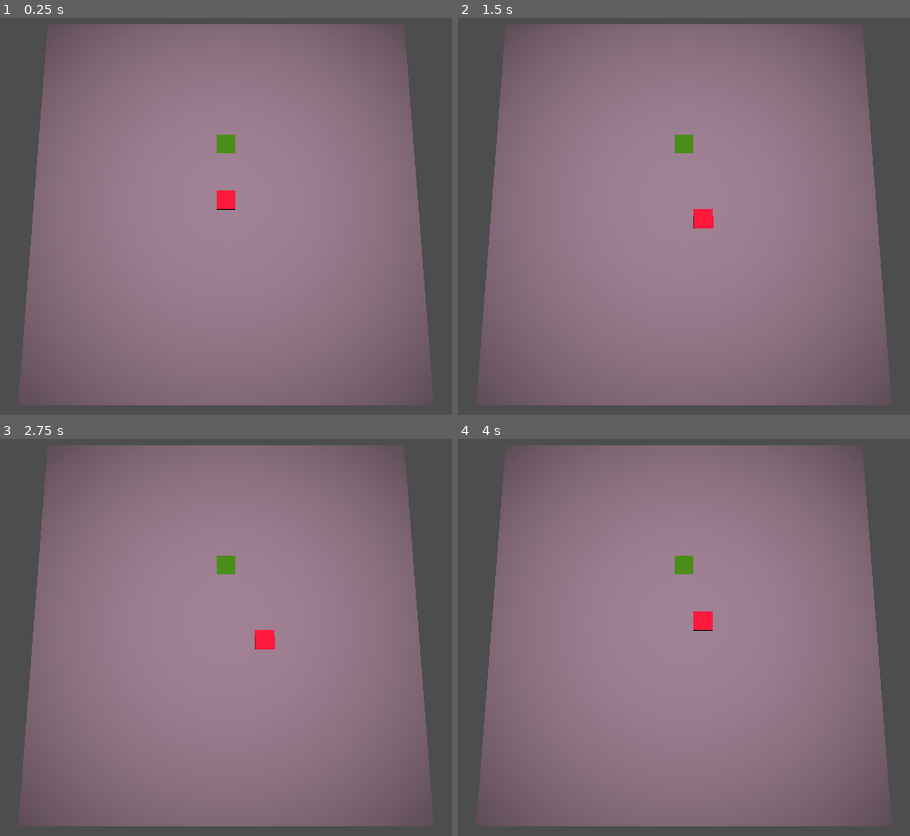
Above: before the commit, frames 1-4 (two rows, left to right).
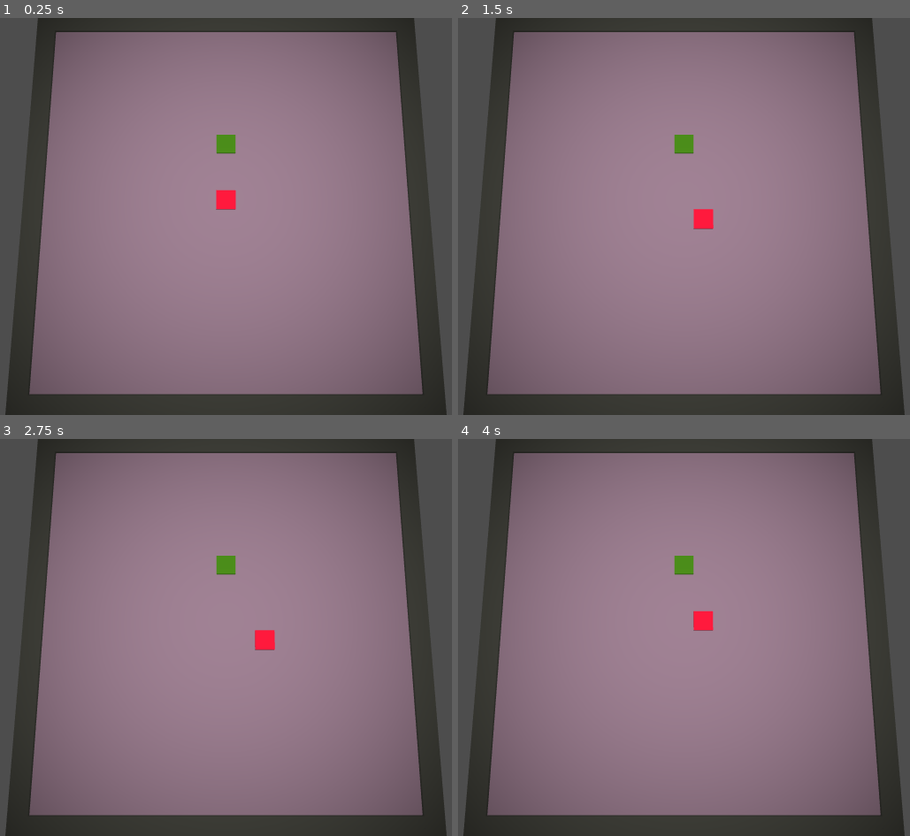
Above: after the commit, the same moments.

Repository: mooneye-dev/super-sokoban
Game: Godot game, scene res://root_scene.tscn
The game is run twice, just before and just after one commit, with the same random seed, the same clock (stepped at 60 frames per second) and the same inputs.
Inputs:
- Up to frame 1 (0.25 s): no input
- Up to frame 2 (1.5 s): tap Enter at 0.5 s; hold D (move_right) 0.53-1.28 s; hold P 0.53-1.28 s; tap Space at 1.25 s; hold S (move_down) from 1.28 s (still down); tap P at 1.35 s
- Up to frame 3 (2.75 s): tap Enter at 2 s; release S (move_down) at 2.03 s; hold D (move_right) from 2.03 s (still down); hold P from 2.03 s (still down)
- Up to frame 4 (4 s): tap Space at 2.75 s; release D (move_right) at 2.78 s; release P at 2.78 s; hold W (move_up) 2.78-3.53 s; tap P at 2.85 s; tap Enter at 3.5 s; hold A (move_left) from 3.53 s (still down); hold P from 3.53 s (still down)

The runs differ from the first frame. In frame 1, 17% of the frame differs, in the area x 1-99%, y 0-100%; in frame 2, 17%; in frame 3, 17%; in frame 4, 17%.

Commit message:
added more stuff

Diff:
--- a/board.gd
+++ b/board.gd
@@ -22,11 +22,15 @@
 # Called every frame. 'delta' is the elapsed time since the previous frame.
 func _process(delta: float) -> void:
 	if Input.is_action_just_pressed("move_left"):
-		player_piece.move_left()
+		player_piece.move(-1, 0)
 	if Input.is_action_just_pressed("move_right"):
-		player_piece.move_right()
+		player_piece.move(1, 0)
 	if Input.is_action_just_pressed("move_up"):
-		player_piece.move_up()
+		player_piece.move(0, 1)
 	if Input.is_action_just_pressed("move_down"):
-		player_piece.move_down()
+		player_piece.move(0, -1)
+	if Input.is_key_pressed(KEY_P):
+		grid.print()
+	if Input.is_key_pressed(KEY_ESCAPE):
+		get_tree().quit(0)
 	pass
--- a/game_grid.gd
+++ b/game_grid.gd
@@ -14,13 +14,20 @@
 	piece.y = y
 	pass
 
+func empty(x : int, y : int) -> bool:
+	return !grid.has(coord_key(x, y))
+
 func at(x : int, y : int) -> GamePiece:
-	if grid.has(coord_key(x, y)):
+	if !empty(x, y):
 		return grid.get(coord_key(x, y))
 	return null
 
 func remove(x : int, y : int):
 	grid.erase(coord_key(x, y))
 
-func coord_key(x : int, y : int):
-	"%d,%d" % [x, y]
+func coord_key(x : int, y : int) -> String:
+	return "%d,%d" % [x, y]
+
+func print():
+	for key in grid.keys():
+		print_debug("G(%s): %s" % [key, grid[key].name])
--- a/game_piece.gd
+++ b/game_piece.gd
@@ -15,6 +15,9 @@
 func _process(delta: float) -> void:
 	pass
 
+func valid_move(dx : int, dy : int) -> bool:
+	return grid.empty(self.x + dx, self.y + dy)
+
 func reposition():
 	position.x = x
 	position.z = -y
@@ -23,15 +26,3 @@
 	grid.remove(self.x, self.y)
 	grid.put(self.x + dx, self.y + dy, self)
 	reposition()
-
-func move_left():
-	move(-1, 0)
-
-func move_right():
-	move(1, 0)
-
-func move_up():
-	move(0, 1)
-
-func move_down():
-	move(0, -1)
--- a/player_piece.gd
+++ b/player_piece.gd
@@ -10,3 +10,14 @@
 # Called every frame. 'delta' is the elapsed time since the previous frame.
 func _process(delta: float) -> void:
 	pass
+
+func move(dx : int, dy : int):
+	var target_x = self.x + dx
+	var target_y = self.y + dy
+	if grid.empty(target_x, target_y):
+		super.move(dx, dy)
+	else:
+		var other_piece : GamePiece = grid.at(target_x, target_y)
+		if other_piece.valid_move(dx, dy):
+			other_piece.move(dx, dy)
+			super.move(dx, dy)
--- a/project.godot
+++ b/project.godot
@@ -14,6 +14,11 @@
 run/main_scene="res://root_scene.tscn"
 config/features=PackedStringArray("4.3", "GL Compatibility")
 config/icon="res://icon.svg"
+
+[display]
+
+window/size/viewport_width=1920
+window/size/viewport_height=1080
 
 [dotnet]
 
@@ -46,3 +51,5 @@
 
 renderer/rendering_method="gl_compatibility"
 renderer/rendering_method.mobile="gl_compatibility"
+anti_aliasing/quality/msaa_3d=1
+anti_aliasing/quality/screen_space_aa=1
--- a/root_scene.tscn
+++ b/root_scene.tscn
@@ -1,8 +1,9 @@
-[gd_scene load_steps=4 format=3 uid="uid://dkgl2nbq32b51"]
+[gd_scene load_steps=5 format=3 uid="uid://dkgl2nbq32b51"]
 
 [ext_resource type="PackedScene" uid="uid://cf775vj5yhyuu" path="res://board.tscn" id="1_v45ka"]
 [ext_resource type="PackedScene" uid="uid://dlsor6qtjiu64" path="res://player_piece.tscn" id="2_kmhi1"]
 [ext_resource type="PackedScene" uid="uid://phft056facsd" path="res://basic_piece.tscn" id="3_5dyed"]
+[ext_resource type="PackedScene" uid="uid://cnyuij3rjq4ao" path="res://static_piece.tscn" id="4_lchyt"]
 
 [node name="Node3D" type="Node3D"]
 
@@ -13,6 +14,248 @@
 
 [node name="BasicPiece" parent="Board" instance=ExtResource("3_5dyed")]
 transform = Transform3D(1, 0, 0, 0, 1, 0, 0, 0, 1, 0, 1, -3)
+
+[node name="Border" type="Node3D" parent="Board"]
+
+[node name="StaticPiece" parent="Board/Border" instance=ExtResource("4_lchyt")]
+transform = Transform3D(1, 0, 0, 0, 1, 0, 0, 0, 1, -5, 1, 10)
+
+[node name="StaticPiece2" parent="Board/Border" instance=ExtResource("4_lchyt")]
+transform = Transform3D(1, 0, 0, 0, 1, 0, 0, 0, 1, -4, 1, 10)
+
+[node name="StaticPiece3" parent="Board/Border" instance=ExtResource("4_lchyt")]
+transform = Transform3D(1, 0, 0, 0, 1, 0, 0, 0, 1, -3, 1, 10)
+
+[node name="StaticPiece4" parent="Board/Border" instance=ExtResource("4_lchyt")]
+transform = Transform3D(1, 0, 0, 0, 1, 0, 0, 0, 1, -2, 1, 10)
+
+[node name="StaticPiece5" parent="Board/Border" instance=ExtResource("4_lchyt")]
+transform = Transform3D(1, 0, 0, 0, 1, 0, 0, 0, 1, -9, 1, 10)
+
+[node name="StaticPiece6" parent="Board/Border" instance=ExtResource("4_lchyt")]
+transform = Transform3D(1, 0, 0, 0, 1, 0, 0, 0, 1, -8, 1, 10)
+
+[node name="StaticPiece7" parent="Board/Border" instance=ExtResource("4_lchyt")]
+transform = Transform3D(1, 0, 0, 0, 1, 0, 0, 0, 1, -7, 1, 10)
+
+[node name="StaticPiece8" parent="Board/Border" instance=ExtResource("4_lchyt")]
+transform = Transform3D(1, 0, 0, 0, 1, 0, 0, 0, 1, -6, 1, 10)
+
+[node name="StaticPiece59" parent="Board/Border" instance=ExtResource("4_lchyt")]
+transform = Transform3D(1, 0, 0, 0, 1, 0, 0, 0, 1, 3, 1, 10)
+
+[node name="StaticPiece60" parent="Board/Border" instance=ExtResource("4_lchyt")]
+transform = Transform3D(1, 0, 0, 0, 1, 0, 0, 0, 1, 4, 1, 10)
+
+[node name="StaticPiece61" parent="Board/Border" instance=ExtResource("4_lchyt")]
+transform = Transform3D(1, 0, 0, 0, 1, 0, 0, 0, 1, 5, 1, 10)
+
+[node name="StaticPiece62" parent="Board/Border" instance=ExtResource("4_lchyt")]
+transform = Transform3D(1, 0, 0, 0, 1, 0, 0, 0, 1, 6, 1, 10)
+
+[node name="StaticPiece63" parent="Board/Border" instance=ExtResource("4_lchyt")]
+transform = Transform3D(1, 0, 0, 0, 1, 0, 0, 0, 1, -1, 1, 10)
+
+[node name="StaticPiece64" parent="Board/Border" instance=ExtResource("4_lchyt")]
+transform = Transform3D(1, 0, 0, 0, 1, 0, 0, 0, 1, 0, 1, 10)
+
+[node name="StaticPiece65" parent="Board/Border" instance=ExtResource("4_lchyt")]
+transform = Transform3D(1, 0, 0, 0, 1, 0, 0, 0, 1, 1, 1, 10)
+
+[node name="StaticPiece66" parent="Board/Border" instance=ExtResource("4_lchyt")]
+transform = Transform3D(1, 0, 0, 0, 1, 0, 0, 0, 1, 2, 1, 10)
+
+[node name="StaticPiece9" parent="Board/Border" instance=ExtResource("4_lchyt")]
+transform = Transform3D(1, 0, 0, 0, 1, 0, 0, 0, 1, -5, 1, -10)
+
+[node name="StaticPiece10" parent="Board/Border" instance=ExtResource("4_lchyt")]
+transform = Transform3D(1, 0, 0, 0, 1, 0, 0, 0, 1, -4, 1, -10)
+
+[node name="StaticPiece11" parent="Board/Border" instance=ExtResource("4_lchyt")]
+transform = Transform3D(1, 0, 0, 0, 1, 0, 0, 0, 1, -3, 1, -10)
+
+[node name="StaticPiece12" parent="Board/Border" instance=ExtResource("4_lchyt")]
+transform = Transform3D(1, 0, 0, 0, 1, 0, 0, 0, 1, -2, 1, -10)
+
+[node name="StaticPiece13" parent="Board/Border" instance=ExtResource("4_lchyt")]
+transform = Transform3D(1, 0, 0, 0, 1, 0, 0, 0, 1, -9, 1, -10)
+
+[node name="StaticPiece14" parent="Board/Border" instance=ExtResource("4_lchyt")]
+transform = Transform3D(1, 0, 0, 0, 1, 0, 0, 0, 1, -8, 1, -10)
+
+[node name="StaticPiece15" parent="Board/Border" instance=ExtResource("4_lchyt")]
+transform = Transform3D(1, 0, 0, 0, 1, 0, 0, 0, 1, -7, 1, -10)
+
+[node name="StaticPiece16" parent="Board/Border" instance=ExtResource("4_lchyt")]
+transform = Transform3D(1, 0, 0, 0, 1, 0, 0, 0, 1, -6, 1, -10)
+
+[node name="StaticPiece67" parent="Board/Border" instance=ExtResource("4_lchyt")]
+transform = Transform3D(1, 0, 0, 0, 1, 0, 0, 0, 1, 3, 1, -10)
+
+[node name="StaticPiece68" parent="Board/Border" instance=ExtResource("4_lchyt")]
+transform = Transform3D(1, 0, 0, 0, 1, 0, 0, 0, 1, 4, 1, -10)
+
+[node name="StaticPiece69" parent="Board/Border" instance=ExtResource("4_lchyt")]
+transform = Transform3D(1, 0, 0, 0, 1, 0, 0, 0, 1, 5, 1, -10)
+
+[node name="StaticPiece70" parent="Board/Border" instance=ExtResource("4_lchyt")]
+transform = Transform3D(1, 0, 0, 0, 1, 0, 0, 0, 1, 6, 1, -10)
+
+[node name="StaticPiece75" parent="Board/Border" instance=ExtResource("4_lchyt")]
+transform = Transform3D(1, 0, 0, 0, 1, 0, 0, 0, 1, 7, 1, -10)
+
+[node name="StaticPiece76" parent="Board/Border" instance=ExtResource("4_lchyt")]
+transform = Transform3D(1, 0, 0, 0, 1, 0, 0, 0, 1, 8, 1, -10)
+
+[node name="StaticPiece77" parent="Board/Border" instance=ExtResource("4_lchyt")]
+transform = Transform3D(1, 0, 0, 0, 1, 0, 0, 0, 1, 9, 1, -10)
+
+[node name="StaticPiece78" parent="Board/Border" instance=ExtResource("4_lchyt")]
+transform = Transform3D(1, 0, 0, 0, 1, 0, 0, 0, 1, 9, 1, 10)
+
+[node name="StaticPiece79" parent="Board/Border" instance=ExtResource("4_lchyt")]
+transform = Transform3D(1, 0, 0, 0, 1, 0, 0, 0, 1, 8, 1, 10)
+
+[node name="StaticPiece80" parent="Board/Border" instance=ExtResource("4_lchyt")]
+transform = Transform3D(1, 0, 0, 0, 1, 0, 0, 0, 1, 7, 1, 10)
+
+[node name="StaticPiece71" parent="Board/Border" instance=ExtResource("4_lchyt")]
+transform = Transform3D(1, 0, 0, 0, 1, 0, 0, 0, 1, -1, 1, -10)
+
+[node name="StaticPiece72" parent="Board/Border" instance=ExtResource("4_lchyt")]
+transform = Transform3D(1, 0, 0, 0, 1, 0, 0, 0, 1, 0, 1, -10)
+
+[node name="StaticPiece73" parent="Board/Border" instance=ExtResource("4_lchyt")]
+transform = Transform3D(1, 0, 0, 0, 1, 0, 0, 0, 1, 1, 1, -10)
+
+[node name="StaticPiece74" parent="Board/Border" instance=ExtResource("4_lchyt")]
+transform = Transform3D(1, 0, 0, 0, 1, 0, 0, 0, 1, 2, 1, -10)
+
+[node name="StaticPiece17" parent="Board/Border" instance=ExtResource("4_lchyt")]
+transform = Transform3D(-4.37114e-08, 0, -1, 0, 1, 0, 1, 0, -4.37114e-08, 10, 1, -6)
+
+[node name="StaticPiece21" parent="Board/Border" instance=ExtResource("4_lchyt")]
+transform = Transform3D(-4.37114e-08, 0, -1, 0, 1, 0, 1, 0, -4.37114e-08, 10, 1, -7)
+
+[node name="StaticPiece22" parent="Board/Border" instance=ExtResource("4_lchyt")]
+transform = Transform3D(-4.37114e-08, 0, -1, 0, 1, 0, 1, 0, -4.37114e-08, 10, 1, -8)
+
+[node name="StaticPiece23" parent="Board/Border" instance=ExtResource("4_lchyt")]
+transform = Transform3D(-4.37114e-08, 0, -1, 0, 1, 0, 1, 0, -4.37114e-08, 10, 1, -9)
+
+[node name="StaticPiece24" parent="Board/Border" instance=ExtResource("4_lchyt")]
+transform = Transform3D(-4.37114e-08, 0, -1, 0, 1, 0, 1, 0, -4.37114e-08, 10, 1, -10)
+
+[node name="StaticPiece25" parent="Board/Border" instance=ExtResource("4_lchyt")]
+transform = Transform3D(-4.37114e-08, 0, -1, 0, 1, 0, 1, 0, -4.37114e-08, 10, 1, -2)
+
+[node name="StaticPiece26" parent="Board/Border" instance=ExtResource("4_lchyt")]
+transform = Transform3D(-4.37114e-08, 0, -1, 0, 1, 0, 1, 0, -4.37114e-08, 10, 1, -1)
+
+[node name="StaticPiece27" parent="Board/Border" instance=ExtResource("4_lchyt")]
+transform = Transform3D(-4.37114e-08, 0, -1, 0, 1, 0, 1, 0, -4.37114e-08, 10, 1, 0)
+
+[node name="StaticPiece18" parent="Board/Border" instance=ExtResource("4_lchyt")]
+transform = Transform3D(-4.37114e-08, 0, -1, 0, 1, 0, 1, 0, -4.37114e-08, 9.99533, 1, -5.00613)
+
+[node name="StaticPiece19" parent="Board/Border" instance=ExtResource("4_lchyt")]
+transform = Transform3D(-4.37114e-08, 0, -1, 0, 1, 0, 1, 0, -4.37114e-08, 9.99533, 1, -4.00613)
+
+[node name="StaticPiece20" parent="Board/Border" instance=ExtResource("4_lchyt")]
+transform = Transform3D(-4.37114e-08, 0, -1, 0, 1, 0, 1, 0, -4.37114e-08, 9.99533, 1, -3.00613)
+
+[node name="StaticPiece28" parent="Board/Border" instance=ExtResource("4_lchyt")]
+transform = Transform3D(-4.37114e-08, 0, -1, 0, 1, 0, 1, 0, -4.37114e-08, 10, 1, 4)
+
+[node name="StaticPiece29" parent="Board/Border" instance=ExtResource("4_lchyt")]
+transform = Transform3D(-4.37114e-08, 0, -1, 0, 1, 0, 1, 0, -4.37114e-08, 10, 1, 5)
+
+[node name="StaticPiece30" parent="Board/Border" instance=ExtResource("4_lchyt")]
+transform = Transform3D(-4.37114e-08, 0, -1, 0, 1, 0, 1, 0, -4.37114e-08, 10, 1, 6)
+
+[node name="StaticPiece34" parent="Board/Border" instance=ExtResource("4_lchyt")]
+transform = Transform3D(-4.37114e-08, 0, -1, 0, 1, 0, 1, 0, -4.37114e-08, 10, 1, 7)
+
+[node name="StaticPiece35" parent="Board/Border" instance=ExtResource("4_lchyt")]
+transform = Transform3D(-4.37114e-08, 0, -1, 0, 1, 0, 1, 0, -4.37114e-08, 10, 1, 8)
+
+[node name="StaticPiece36" parent="Board/Border" instance=ExtResource("4_lchyt")]
+transform = Transform3D(-4.37114e-08, 0, -1, 0, 1, 0, 1, 0, -4.37114e-08, 10, 1, 9)
+
+[node name="StaticPiece37" parent="Board/Border" instance=ExtResource("4_lchyt")]
+transform = Transform3D(-4.37114e-08, 0, -1, 0, 1, 0, 1, 0, -4.37114e-08, 10, 1, 10)
+
+[node name="StaticPiece31" parent="Board/Border" instance=ExtResource("4_lchyt")]
+transform = Transform3D(-4.37114e-08, 0, -1, 0, 1, 0, 1, 0, -4.37114e-08, 9.99533, 1, 0.993866)
+
+[node name="StaticPiece32" parent="Board/Border" instance=ExtResource("4_lchyt")]
+transform = Transform3D(-4.37114e-08, 0, -1, 0, 1, 0, 1, 0, -4.37114e-08, 9.99533, 1, 1.99387)
+
+[node name="StaticPiece33" parent="Board/Border" instance=ExtResource("4_lchyt")]
+transform = Transform3D(-4.37114e-08, 0, -1, 0, 1, 0, 1, 0, -4.37114e-08, 9.99533, 1, 2.99387)
+
+[node name="StaticPiece38" parent="Board/Border" instance=ExtResource("4_lchyt")]
+transform = Transform3D(-4.37114e-08, 0, -1, 0, 1, 0, 1, 0, -4.37114e-08, -10, 1, -6)
+
+[node name="StaticPiece39" parent="Board/Border" instance=ExtResource("4_lchyt")]
+transform = Transform3D(-4.37114e-08, 0, -1, 0, 1, 0, 1, 0, -4.37114e-08, -10, 1, -7)
+
+[node name="StaticPiece40" parent="Board/Border" instance=ExtResource("4_lchyt")]
+transform = Transform3D(-4.37114e-08, 0, -1, 0, 1, 0, 1, 0, -4.37114e-08, -10, 1, -8)
+
+[node name="StaticPiece41" parent="Board/Border" instance=ExtResource("4_lchyt")]
+transform = Transform3D(-4.37114e-08, 0, -1, 0, 1, 0, 1, 0, -4.37114e-08, -10, 1, -9)
+
+[node name="StaticPiece42" parent="Board/Border" instance=ExtResource("4_lchyt")]
+transform = Transform3D(-4.37114e-08, 0, -1, 0, 1, 0, 1, 0, -4.37114e-08, -10, 1, -10)
+
+[node name="StaticPiece43" parent="Board/Border" instance=ExtResource("4_lchyt")]
+transform = Transform3D(-4.37114e-08, 0, -1, 0, 1, 0, 1, 0, -4.37114e-08, -10, 1, -2)
+
+[node name="StaticPiece44" parent="Board/Border" instance=ExtResource("4_lchyt")]
+transform = Transform3D(-4.37114e-08, 0, -1, 0, 1, 0, 1, 0, -4.37114e-08, -10, 1, -1)
+
+[node name="StaticPiece45" parent="Board/Border" instance=ExtResource("4_lchyt")]
+transform = Transform3D(-4.37114e-08, 0, -1, 0, 1, 0, 1, 0, -4.37114e-08, -10, 1, 0)
+
+[node name="StaticPiece46" parent="Board/Border" instance=ExtResource("4_lchyt")]
+transform = Transform3D(-4.37114e-08, 0, -1, 0, 1, 0, 1, 0, -4.37114e-08, -10.0047, 1, -5.00613)
+
+[node name="StaticPiece47" parent="Board/Border" instance=ExtResource("4_lchyt")]
+transform = Transform3D(-4.37114e-08, 0, -1, 0, 1, 0, 1, 0, -4.37114e-08, -10.0047, 1, -4.00613)
+
+[node name="StaticPiece48" parent="Board/Border" instance=ExtResource("4_lchyt")]
+transform = Transform3D(-4.37114e-08, 0, -1, 0, 1, 0, 1, 0, -4.37114e-08, -10.0047, 1, -3.00613)
+
+[node name="StaticPiece49" parent="Board/Border" instance=ExtResource("4_lchyt")]
+transform = Transform3D(-4.37114e-08, 0, -1, 0, 1, 0, 1, 0, -4.37114e-08, -10, 1, 4)
+
+[node name="StaticPiece50" parent="Board/Border" instance=ExtResource("4_lchyt")]
+transform = Transform3D(-4.37114e-08, 0, -1, 0, 1, 0, 1, 0, -4.37114e-08, -10, 1, 5)
+
+[node name="StaticPiece51" parent="Board/Border" instance=ExtResource("4_lchyt")]
+transform = Transform3D(-4.37114e-08, 0, -1, 0, 1, 0, 1, 0, -4.37114e-08, -10, 1, 6)
+
+[node name="StaticPiece52" parent="Board/Border" instance=ExtResource("4_lchyt")]
+transform = Transform3D(-4.37114e-08, 0, -1, 0, 1, 0, 1, 0, -4.37114e-08, -10, 1, 7)
+
+[node name="StaticPiece53" parent="Board/Border" instance=ExtResource("4_lchyt")]
+transform = Transform3D(-4.37114e-08, 0, -1, 0, 1, 0, 1, 0, -4.37114e-08, -10, 1, 8)
+
+[node name="StaticPiece54" parent="Board/Border" instance=ExtResource("4_lchyt")]
+transform = Transform3D(-4.37114e-08, 0, -1, 0, 1, 0, 1, 0, -4.37114e-08, -10, 1, 9)
+
+[node name="StaticPiece55" parent="Board/Border" instance=ExtResource("4_lchyt")]
+transform = Transform3D(-4.37114e-08, 0, -1, 0, 1, 0, 1, 0, -4.37114e-08, -10, 1, 10)
+
+[node name="StaticPiece56" parent="Board/Border" instance=ExtResource("4_lchyt")]
+transform = Transform3D(-4.37114e-08, 0, -1, 0, 1, 0, 1, 0, -4.37114e-08, -10.0047, 1, 0.993866)
+
+[node name="StaticPiece57" parent="Board/Border" instance=ExtResource("4_lchyt")]
+transform = Transform3D(-4.37114e-08, 0, -1, 0, 1, 0, 1, 0, -4.37114e-08, -10.0047, 1, 1.99387)
+
+[node name="StaticPiece58" parent="Board/Border" instance=ExtResource("4_lchyt")]
+transform = Transform3D(-4.37114e-08, 0, -1, 0, 1, 0, 1, 0, -4.37114e-08, -10.0047, 1, 2.99387)
 
 [node name="Camera3D" type="Camera3D" parent="."]
 transform = Transform3D(1, 0, 0, 0, 0.1034, 0.99464, 0, -0.99464, 0.1034, 0, 14.3241, 2.2495)
--- /dev/null
+++ b/static_piece.gd
@@ -0,0 +1,13 @@
+extends GamePiece
+
+
+# Called when the node enters the scene tree for the first time.
+func _ready() -> void:
+	pass # Replace with function body.
+
+func valid_move(dx, dy):
+	return false
+
+# Called every frame. 'delta' is the elapsed time since the previous frame.
+func _process(delta: float) -> void:
+	pass
--- /dev/null
+++ b/static_piece.tscn
@@ -0,0 +1,16 @@
+[gd_scene load_steps=4 format=3 uid="uid://cnyuij3rjq4ao"]
+
+[ext_resource type="Script" path="res://static_piece.gd" id="1_jhham"]
+
+[sub_resource type="StandardMaterial3D" id="StandardMaterial3D_aacr7"]
+albedo_color = Color(0.257692, 0.25864, 0.227367, 1)
+
+[sub_resource type="BoxMesh" id="BoxMesh_mdtnk"]
+material = SubResource("StandardMaterial3D_aacr7")
+
+[node name="StaticPiece" type="Node3D"]
+script = ExtResource("1_jhham")
+
+[node name="MeshInstance3D" type="MeshInstance3D" parent="."]
+transform = Transform3D(1, 0, 0, 0, 0.2, 0, 0, 0, 1, 0, 0, 0)
+mesh = SubResource("BoxMesh_mdtnk")
Not shown: 1 places in basic_piece.tscn that only renumber resources
